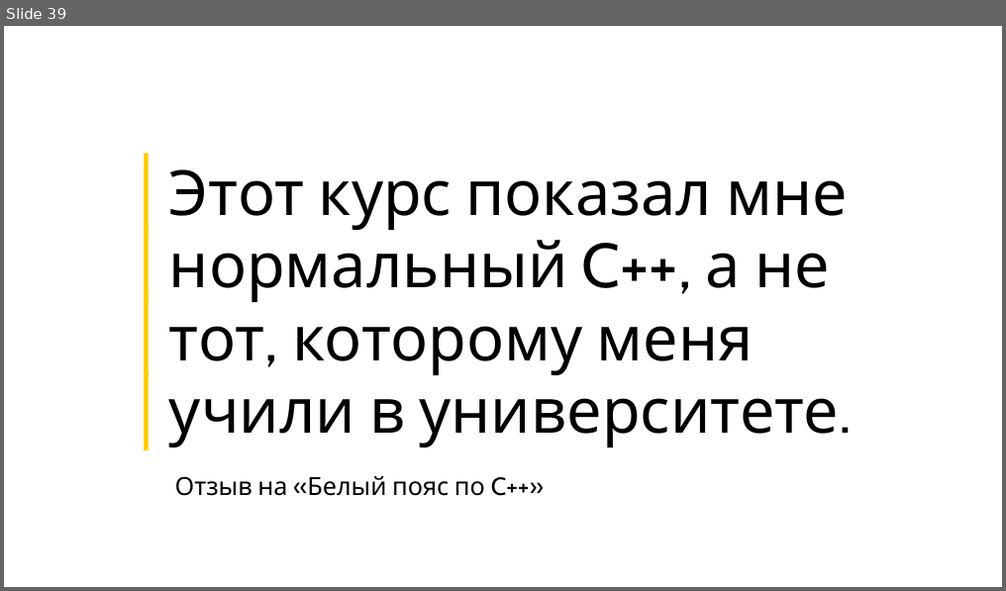
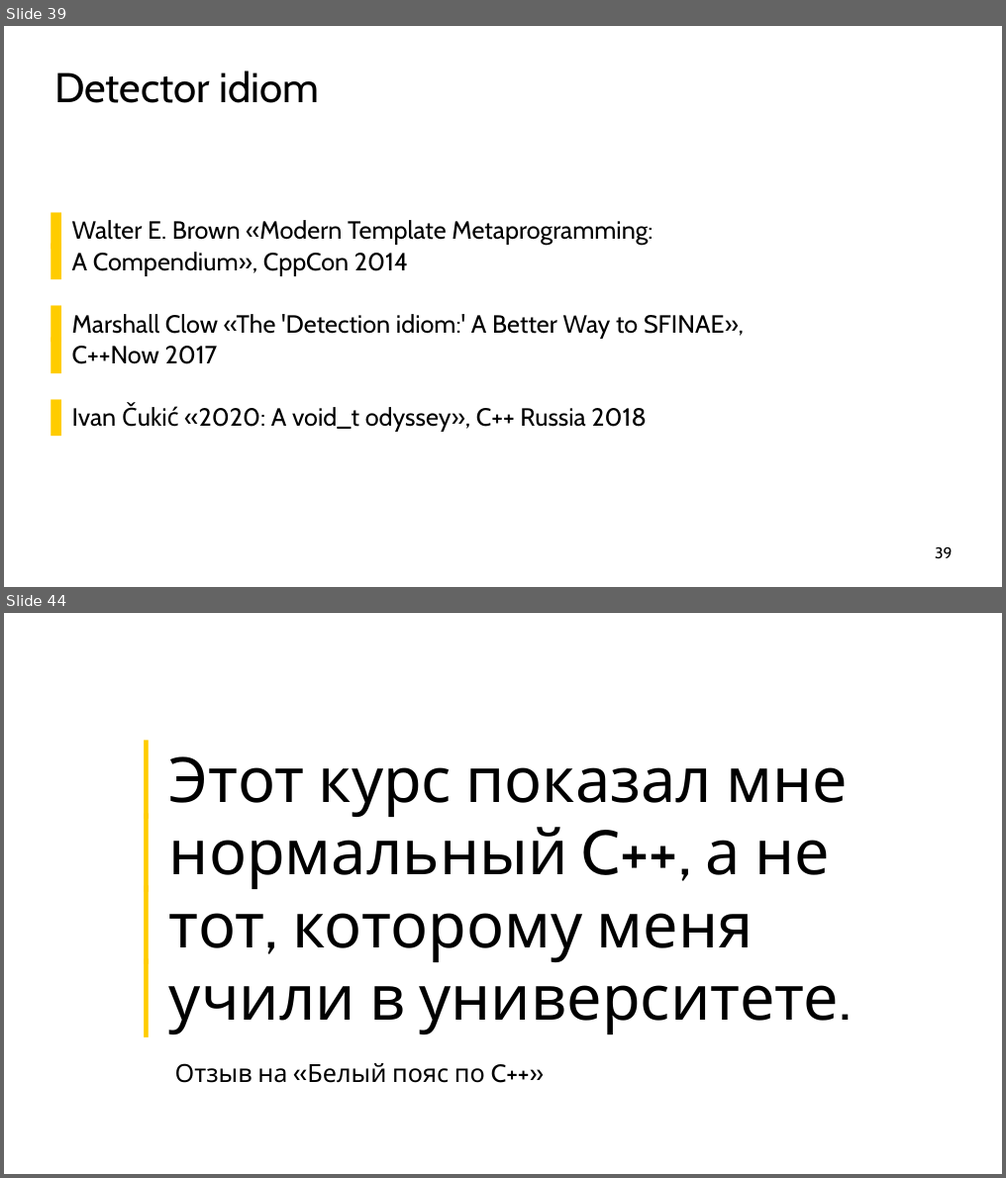
Before and after one commit to ishfb/cpprus18, a slide deck: slides.pptx. Shown one above the other, each under a label of ours: slide 39 before the commit, slides 39 and 44 after it; the slides between them are not shown. The pictures are 1006x591 and 1006x1178 pixels, drawn with LibreOffice and Linux fonts; fonts in the diff are those of the drawing. Boxes give left, top, right and bottom in pixels: in the first picture for what was removed or moved away, otherwise in the second. Text is boxed around its words. In the diff, an @@ line names an element or a change of style, - is before the commit and + after.

```diff
--- a/slides.pptx
+++ b/slides.pptx
@@ slide 39 added at (4,26,1002,587), background #FFFFFF @@
@@ title added at (54,71,319,103), 80 pt, text #000000 @@
+Detector idiom
@@ text added at (72,220,744,432), 48 pt, text #000000 @@
+  ▌ Walter E. Brown «Modern Template Metaprogramming:
+  ▌ A Compendium», CppCon 2014
+  ▌ Marshall Clow «The 'Detection idiom:' A Better Way to SFINAE»,
+  ▌ C++Now 2017
+  ▌ Ivan Čukić «2020: A void_t odyssey», C++ Russia 2018
@@ page number added at (935,547,952,560), 30 pt, text #000000 @@
+39
@@ what was slide 39 is now slide 44 @@
```
Also in this commit, not shown: 2 slides changed, 5 other slides added, 1 slide removed, 1 other file.
